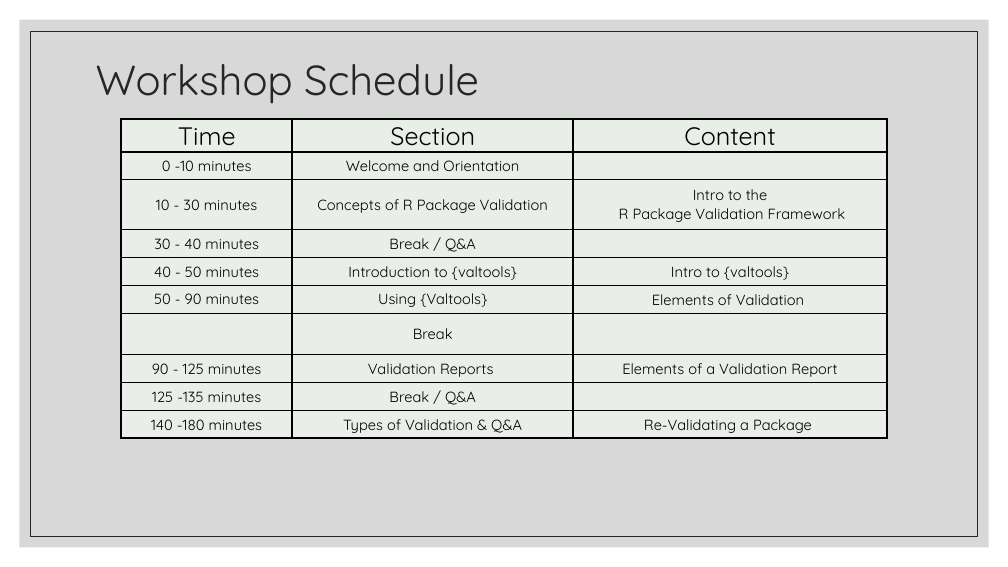
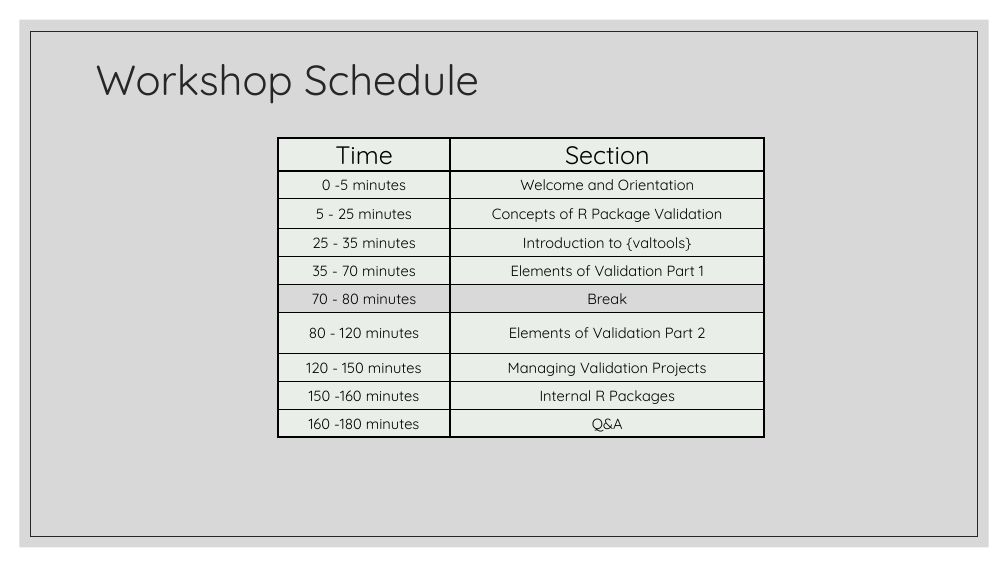
Before and after one commit to FredHutch/R_Package_Validation_Tutorial, a slide deck: slide 17 of Slides/Slides-01-Welcome_and_Orientation/Slides-01-Welcome_and_Orientation.pptx (slide 15 before the commit). Drawn at 1008x567 pixels with LibreOffice and Linux fonts; fonts in the diff are those of the drawing. Boxes give left, top, right and bottom in pixels: in the first picture for what was removed or moved away, otherwise in the second. Text is boxed around its words. In the diff, an @@ line names an element or a change of style, - is before the commit and + after.

Commit message:
Update Slide Deck 01 with links and TA info. Add Schedule too

```diff
--- a/Slides/Slides-01-Welcome_and_Orientation/Slides-01-Welcome_and_Orientation.pptx
+++ b/Slides/Slides-01-Welcome_and_Orientation/Slides-01-Welcome_and_Orientation.pptx
@@ table at bbox=[278, 138, 765, 437] @@
-column 1: Time | 0 -10 minutes | 10 - 30 minutes | 30 - 40 minutes | 40 - 50 minutes | 50 - 90 minutes |  | 90 - 125 minutes | 125 -135 minutes | 140 -180 minutes
-column 2: Section | Welcome and Orientation | Concepts of R Package Validation | Break / Q&A | Introduction to {valtools} | Using {Valtools} | Break | Validation Reports | Break / Q&A | Types of Validation & Q&A
-column 3: Content |  | Intro to the / R Package Validation Framework |  | Intro to {valtools} | Elements of Validation |  | Elements of a Validation Report |  | Re-Validating a Package
+column 1: Time | 0 -5 minutes | 5 - 25 minutes | 25 - 35 minutes | 35 - 70 minutes | 70 - 80 minutes | 80 - 120 minutes | 120 - 150 minutes | 150 -160 minutes | 160 -180 minutes
+column 2: Section | Welcome and Orientation | Concepts of R Package Validation | Introduction to {valtools} | Elements of Validation Part 1 | Break | Elements of Validation Part 2 | Managing Validation Projects | Internal R Packages | Q&A
@@ table: place and size @@
-table at bbox=[121, 119, 886, 438]
+table at bbox=[278, 138, 765, 437]
```
Also in this commit, not shown: 6 other slides changed, 2 slides added, 1 other file.
